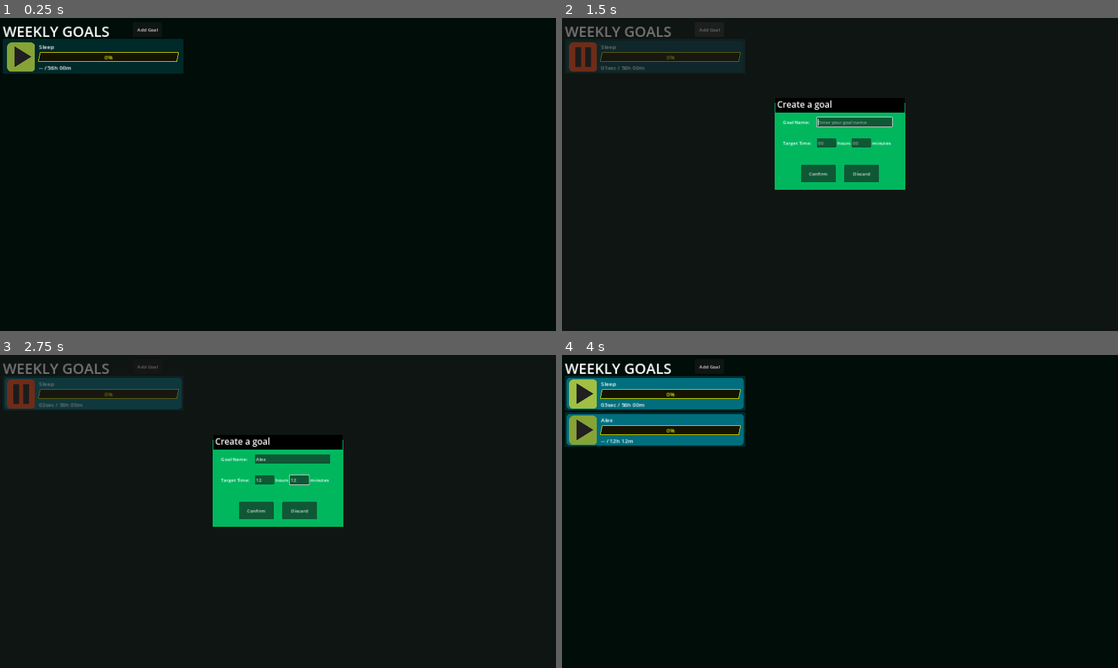
Above: before the commit, frames 1-4 (two rows, left to right).
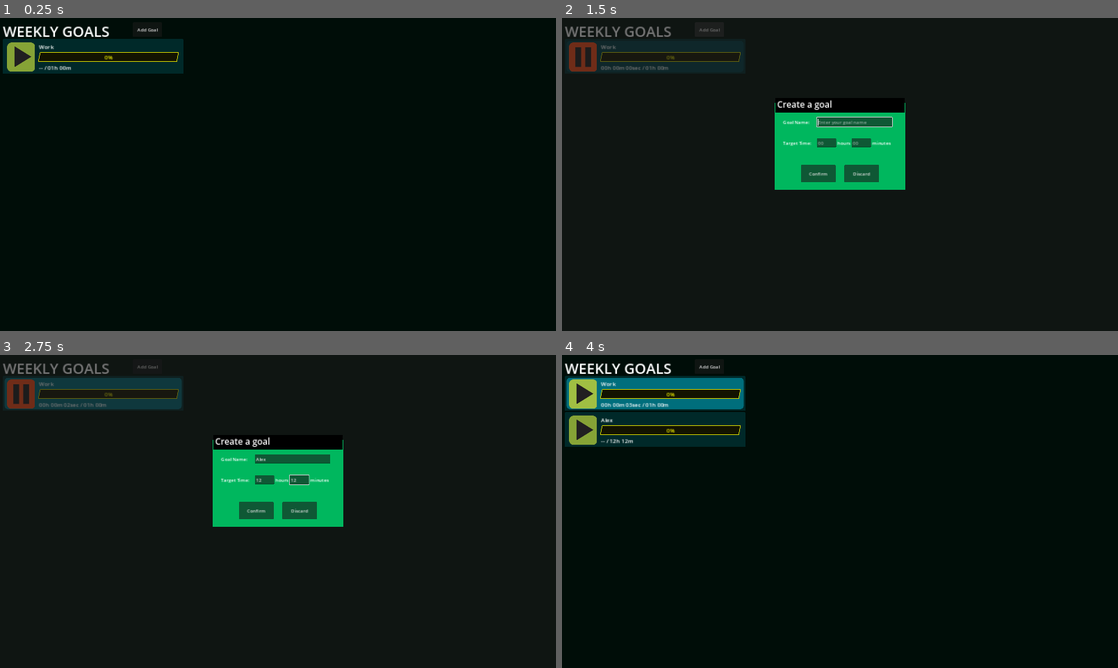
Above: after the commit, the same moments.

Repository: mathew-tran/productive
Game: Godot game, scene res://Main.tscn
The game is run twice, just before and just after one commit, with the same random seed, the same clock (stepped at 60 frames per second) and the same inputs.
Inputs (mouse positions are in pixels of both pictures, inside the frame that each line leads up to):
- Up to frame 1 (0.25 s): no input
- Up to frame 2 (1.5 s): click (584, 55) at 0.5 s; click "Add Goal" at 1.25 s
- Up to frame 3 (2.75 s): click (294, 458) at 2.02 s; type "Alex" at 2.1 s; click (266, 480) at 2.25 s; type "12" at 2.33 s; click (300, 480) at 2.48 s; type "12" at 2.57 s
- Up to frame 4 (4 s): click "Confirm" at 2.75 s; click (584, 392) at 3.52 s

The runs differ from the first frame. In frame 1, less than 0.1% of the frame differs, in the area x 7-10%, y 8-17%; in frame 2, less than 0.1%; in frame 3, less than 0.1%; in frame 4, 2.1%, in the area x 0-33%, y 8-29%.

Commit message:
be able to save / load goals

Diff:
--- a/Scripts/Autoload/Game.gd
+++ b/Scripts/Autoload/Game.gd
@@ -12,7 +12,6 @@
 	InMenu.connect(OnInMenu)
 	OutOfMenu.connect(OnOutOfMenu)
 
-
 func OnInMenu():
 	bIsInMenu = true
 
--- a/Scripts/Autoload/SaveManager.gd
+++ b/Scripts/Autoload/SaveManager.gd
@@ -5,13 +5,21 @@
 
 var Data = {}
 
+signal BeginSave
+signal CompleteLoad
+
+func _ready():
+	if HasExistingData():
+		Load()
+
 func HasExistingData():
 	return FileAccess.file_exists(SavePath)
 
 func Save():
-	var file = FileAccess.open(SavePath, FileAccess.READ_WRITE)
+	BeginSave.emit()
+	var file = FileAccess.open(SavePath, FileAccess.WRITE)
 	var json_string = JSON.stringify(Data)
-	file.store_line(Data)
+	file.store_line(json_string)
 	file.close()
 
 func Load():
@@ -19,8 +27,9 @@
 	if file:
 		var fileData = file.get_as_text()
 		var json = JSON.parse_string(fileData)
-		if json == OK:
+		if json != null:
 			Data = json
+	emit_signal("CompleteLoad")
 
 func SaveData(category, data):
 	Data[category] = data
--- a/Scripts/Goal.gd
+++ b/Scripts/Goal.gd
@@ -22,6 +22,8 @@
 		"GoalName" : GoalName,
 		"TimeActivated" : StartTime,
 		"StoredSeconds" : StoredSeconds,
+		"GoalInHours" : GoalInHours,
+		"GoalInMinutes" : GoalInMinutes
 	}
 
 func Load(data):
@@ -71,19 +73,24 @@
 	return GetTimeText(0, GoalInHours, GoalInMinutes)
 
 
-func GetTimeText(seconds, hours, minutes):
+func GetTimeText(seconds, hours, minutes, bShowAll = false):
 	var result = ""
 
-	if hours != 0 or minutes != 0:
-		if hours > 0:
-			result += str(round(hours)).pad_zeros(2) + "h "
+	if bShowAll:
+		result += str(round(hours)).pad_zeros(2) + "h "
+		result += str(round(minutes)).pad_zeros(2) + "m "
+		result += str(int(seconds) % 60).pad_zeros(2) + "sec"
+	else:
+		if hours != 0 or minutes != 0:
+			if hours > 0:
+				result += str(round(hours)).pad_zeros(2) + "h "
 
-		result += str(round(minutes)).pad_zeros(2) + "m"
-	else:
-		if seconds > 0:
-			result += str(round(seconds)).pad_zeros(2) + "sec"
+			result += str(round(minutes)).pad_zeros(2) + "m"
 		else:
-			result = "--"
+			if seconds > 0:
+				result += str((int(seconds % 60))).pad_zeros(2) + "sec"
+			else:
+				result = "--"
 	return result
 
 func ConvertSecondsIntoText(seconds):
@@ -92,7 +99,7 @@
 	var hours = int(seconds / 3600)
 	var minutes = int((int(seconds) % 3600) / 60)
 
-	var result = GetTimeText(seconds, hours, minutes)
+	var result = GetTimeText(seconds, hours, minutes, true)
 	return result
 
 func _on_button_custom_press(bIsPlaying):
@@ -108,18 +115,25 @@
 	$HBoxContainer/Button.ForcePlay()
 	Helper.PlayStart()
 	$AnimationPlayer.play("anim")
+	SaveManager.Save()
 
-func Stop():
-	if $Timer.paused:
+func Stop(bForce = false):
+	if $Timer.paused and bForce == false:
 		return
 	$Timer.paused = true
 	$HBoxContainer/Button.ForceStop()
 	Helper.PlayStop()
 	$AnimationPlayer.stop()
 
+	UpdateStoredTime()
+
+
+
+func UpdateStoredTime():
 	if StartTime != null:
 		StoredSeconds += Time.get_unix_time_from_system() - StartTime
 		StartTime = null
+		SaveManager.Save()
 
 func _on_timer_timeout():
 	if bHasBeenCompleted == false and GetTotalSeconds() >= CompletionProgress.max_value:
--- a/Scripts/GoalContainer.gd
+++ b/Scripts/GoalContainer.gd
@@ -10,9 +10,48 @@
 
 func _ready():
 	for goal in get_children():
-		if goal is Goal:
-			goal.GoalActivated.connect(Callable(self, "OnGoalActivated"))
-			goal.ShowActivePanel(false)
+		goal.queue_free()
+	await get_tree().process_frame
+
+	SaveManager.BeginSave.connect(OnSave)
+	SaveManager.CompleteLoad.connect(OnCompleteLoad)
+
+
+
+	var data = SaveManager.LoadData("Goals")
+	if data:
+		CreateGoalsFromData(data)
+
+	else:
+		AddGoal("Work", 1, 0)
+
+
+func GetData():
+	var data = {}
+	for x in range(0, get_child_count()):
+		data[x] = get_child(x).GetData()
+	return data
+
+func OnSave():
+	SaveManager.SaveData("Goals", GetData())
+
+func OnCompleteLoad():
+	for goal in get_children():
+		goal.queue_free()
+	var data = SaveManager.LoadData("Goals")
+	if data:
+		CreateGoalsFromData(data)
+
+func CreateGoalsFromData(data):
+
+	print("Attempting to create data from save" + str(data))
+	for key in data.keys():
+		var instance = AddGoal(data[key]["GoalName"], data[key]["GoalInHours"], data[key]["GoalInMinutes"])
+		instance.StoredSeconds = data[key]["StoredSeconds"]
+		instance.StartTime = data[key]["TimeActivated"]
+		if instance.StartTime != null:
+			instance.Stop(true)
+		instance.Update()
 
 
 func OnGoalActivated(goal):
@@ -25,6 +64,7 @@
 				goalchild.ShowActivePanel(false)
 			else:
 				goalchild.ShowActivePanel(true)
+
 
 func StopAllGoals():
 	for goalchild in get_children():
@@ -68,4 +108,7 @@
 	instance.GoalName = goalName
 	instance.GoalInHours = hours
 	instance.GoalInMinutes = minutes
+	instance.GoalActivated.connect(Callable(self, "OnGoalActivated"))
+	instance.ShowActivePanel(false)
 	add_child(instance)
+	return instance
--- a/Scripts/GoalEditPopup.gd
+++ b/Scripts/GoalEditPopup.gd
@@ -58,6 +58,7 @@
 			AddGoal()
 		elif CurrentMode == MODE.EDIT:
 			UpdateGoal()
+		SaveManager.Save()
 		visible = false
 
 	else:
